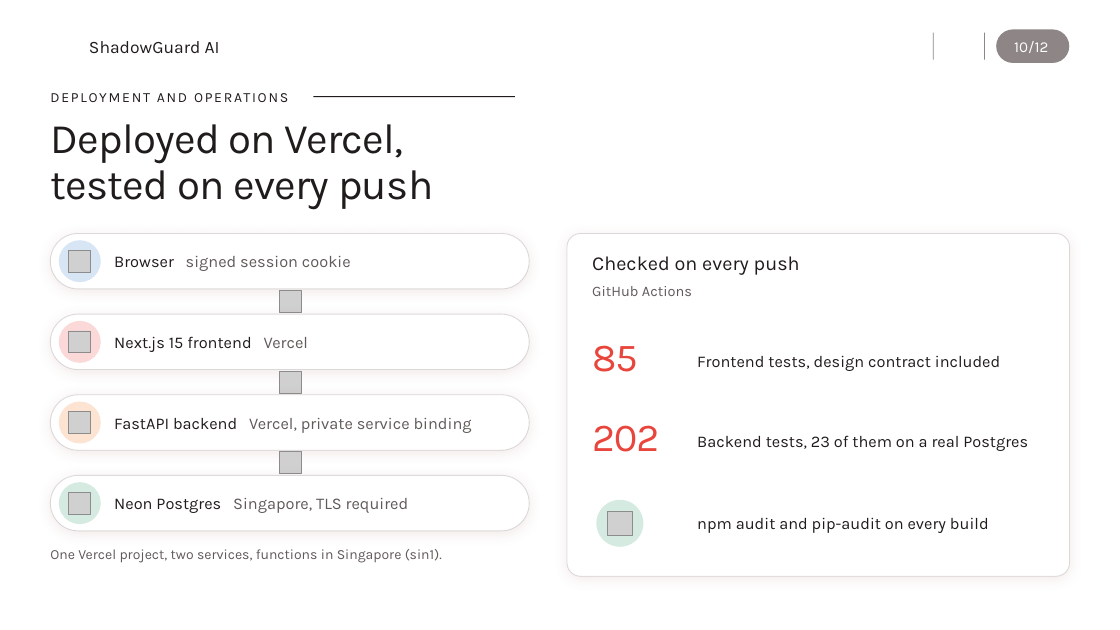
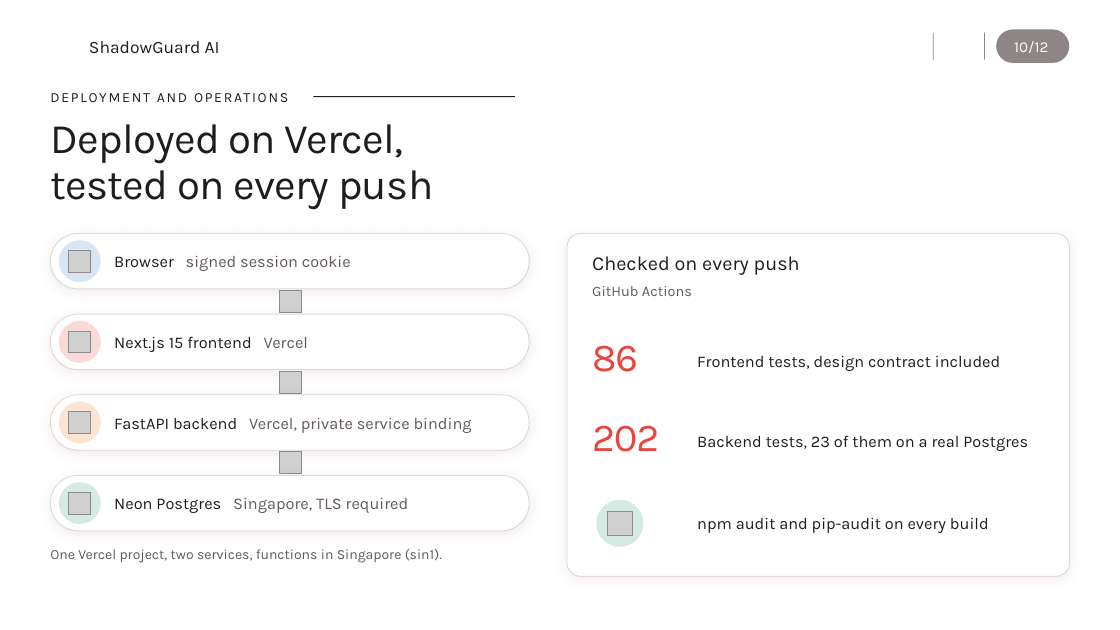
Before and after one commit to B0mb0cl4t5/shadowguard-ai, a slide deck: slide 10 of docs/ShadowGuard_Overview.pptx. Drawn at 1120x630 pixels with LibreOffice and Linux fonts; fonts in the diff are those of the drawing; grey boxes stand for pictures; background and template pictures are left out. Boxes give left, top, right and bottom in pixels: in the first picture for what was removed or moved away, otherwise in the second. Text is boxed around its words. In the diff, an @@ line names an element or a change of style, - is before the commit and + after.

```diff
--- a/docs/ShadowGuard_Overview.pptx
+++ b/docs/ShadowGuard_Overview.pptx
@@ text at box(592, 345, 638, 372): text changed @@
-85
+86
```
Also in this commit, not shown: 6 other files.
